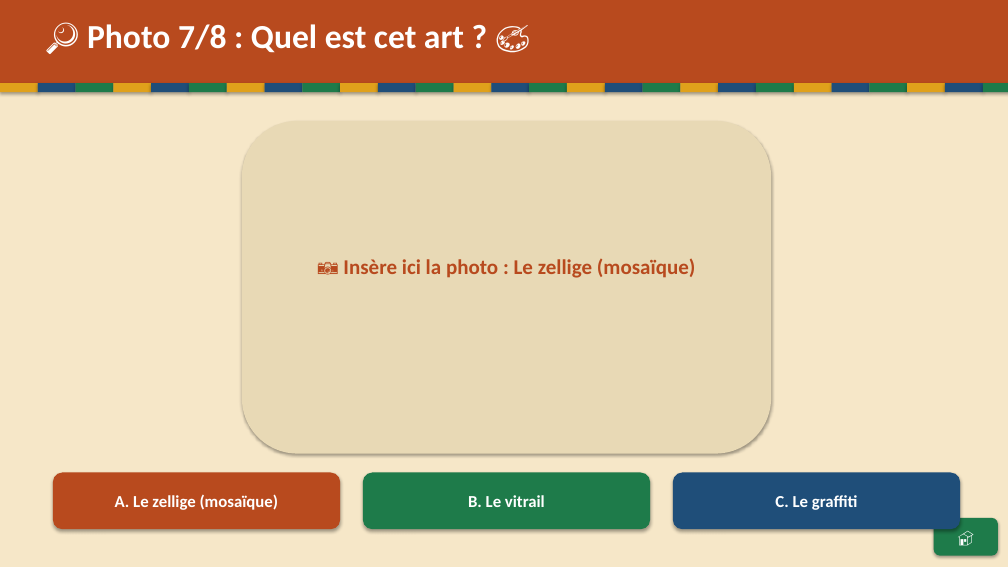
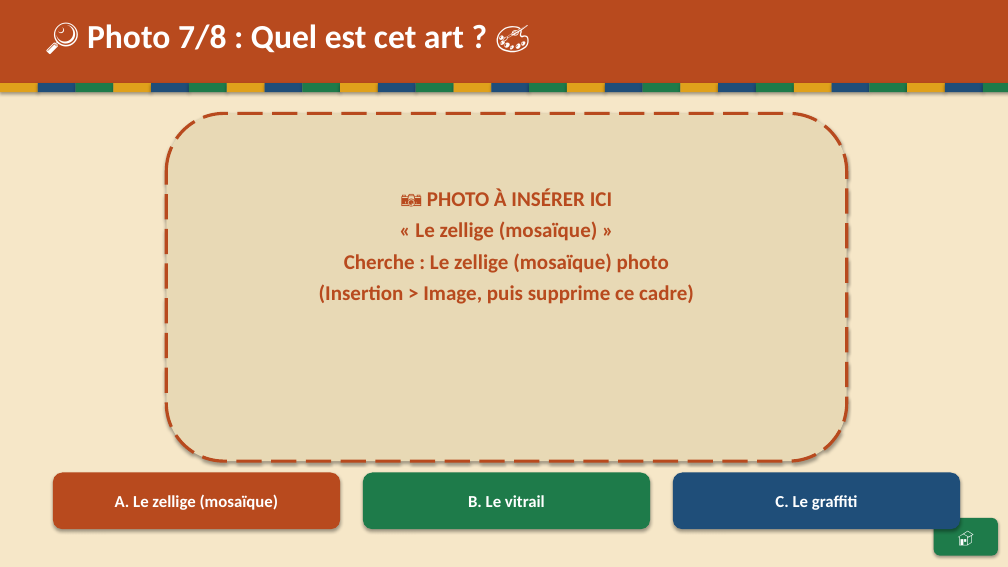
Before and after one commit to Paquereauman/Paquereauman, a slide deck: slide 15 of maghreb/maghreb-interactif.pptx. Drawn at 1008x567 pixels with LibreOffice and Linux fonts; fonts in the diff are those of the drawing. Boxes give left, top, right and bottom in pixels: in the first picture for what was removed or moved away, otherwise in the second. Text is boxed around its words. In the diff, an @@ line names an element or a change of style, - is before the commit and + after.

```diff
--- a/maghreb/maghreb-interactif.pptx
+++ b/maghreb/maghreb-interactif.pptx
@@ rounded rectangle: place and size @@
-rounded rectangle at bbox=[242, 121, 771, 454]
+rounded rectangle at bbox=[166, 113, 847, 461]
@@ rounded rectangle at bbox=[166, 113, 847, 461]: outline none to #B84A1E 3 pt dashed @@
@@ text at bbox=[319, 188, 694, 304]: text changed @@
-📷 Insère ici la photo : Le zellige (mosaïque)
+📷 PHOTO À INSÉRER ICI
+« Le zellige (mosaïque) »
+Cherche : Le zellige (mosaïque) photo
+(Insertion > Image, puis supprime ce cadre)
```
Also in this commit, not shown: 6 other slides changed, 3 other files.
